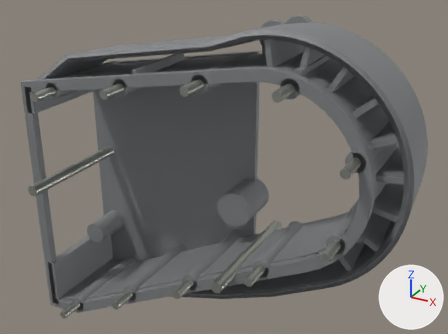
A saved change to the glTF model public/parts/chain-housing-right.glb.
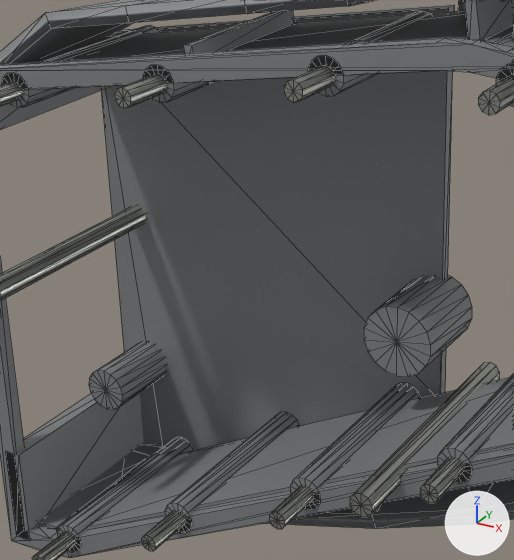
Old and new are each drawn whole from a camera (50 mm lens) standing at (421.0, -563.0, 141.0) and looking at (246.0, -244.0, -19.0) and again close up on the part from 10% to 64% of the width and 14% to 94% of the height. The lights are fixed; the arrows at lower right show +X, +Y and +Z. The first two pictures are the older version. The close-ups show mesh edges as thin lines. Where no turn or scale is listed for an object, it has been applied to the vertices. Vertices at exactly the same position are counted once.

Script lines for the objects in view, before the commit:
```python
me_mesh_0 = bpy.data.meshes.new('Mesh_0')
me_mesh_0.from_pydata(...)  # 1294 vertices, 2348 faces; spans x -127.0..127.0, y -35.0..35.0, z -113.0..113.0
me_mesh_0.materials.append(mat_castalu)  # grey #96989a
me_mesh_1 = bpy.data.meshes.new('Mesh_1')
me_mesh_1.from_pydata(...)  # 264 vertices, 480 faces; spans x -109.0..109.0, y -43.0..43.0, z -96.0..96.0
me_mesh_1.materials.append(mat_zincplate)  # grey #b4b6ae
ob_chain_housing_right_castalu = bpy.data.objects.new('chain-housing-right:castAlu', me_mesh_0)
ob_chain_housing_right_castalu.location = (241.9, -247.0, -36.4)
ob_chain_housing_right_zincplate = bpy.data.objects.new('chain-housing-right:zincPlate', me_mesh_1)
ob_chain_housing_right_zincplate.location = (235.1, -255.1, -42.6)
```
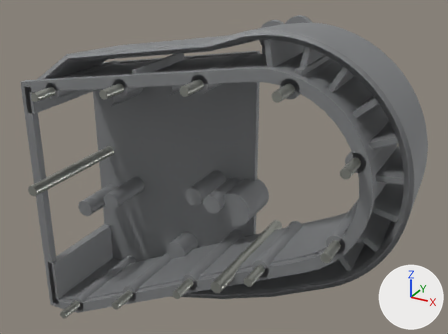
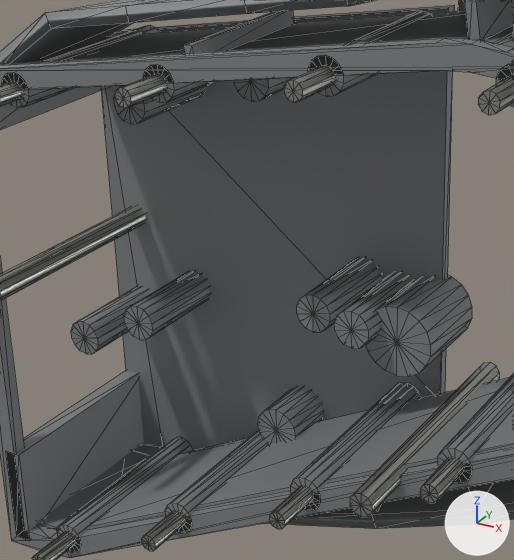
Where the change shows, as pixel boxes (x1, y1, x2, y2) in the close-ups (514 x 560 px):
part 1 of me_mesh_0, added: after (257, 387, 323, 444)
part 2 of me_mesh_0, added: after (113, 85, 207, 124)
part 3 of me_mesh_0, added: after (234, 77, 296, 101)
part 4 of me_mesh_0, added: after (71, 287, 151, 354)
part 5 of me_mesh_0, added: after (124, 271, 210, 340)
part 6 of me_mesh_0, added: after (296, 257, 381, 332)
part 7 of me_mesh_0, added: after (334, 272, 413, 349)
part 8 of me_mesh_0, deleted: before (89, 342, 166, 410)

What the commit changed:
me_mesh_0 is used by ob_chain_housing_right_castalu; location (241.9, -247.0, -36.4).
me_mesh_0 had 1294 vertices, 2348 faces and spanned x -127.0..127.0, y -35.0..35.0, z -113.0..113.0.
me_mesh_0 now has 1474 vertices, 2684 faces and spans x -127.0..127.0, y -35.0..35.0, z -113.0..113.0.
me_mesh_0 part 1: a new loose piece, a 16-sided cylinder along y spanning x -50.0..-34.0, y 13.0..35.0, z -72.0..-56.0, in mat_castalu (grey #96989a).
me_mesh_0 part 2: a new loose piece, a 14-sided cylinder along y spanning x -90.0..-78.0, y -2.0..35.0, z 45.0..58.0, in mat_castalu (grey #96989a).
me_mesh_0 part 3: a new loose piece, a 14-sided cylinder along y spanning x -43.0..-30.0, y -2.0..35.0, z 60.0..73.0, in mat_castalu (grey #96989a).
me_mesh_0 part 4: a new loose piece, a 14-sided cylinder along y spanning x -119.0..-106.0, y -2.0..35.0, z -45.0..-33.0, in mat_castalu (grey #96989a).
me_mesh_0 part 5: a new loose piece, a 14-sided cylinder along y spanning x -94.0..-81.0, y -2.0..35.0, z -33.0..-21.0, in mat_castalu (grey #96989a).
me_mesh_0 part 6: a new loose piece, a 14-sided cylinder along y spanning x -23.0..-10.0, y -2.0..35.0, z -13.0..0.0, in mat_castalu (grey #96989a).
me_mesh_0 part 7: a new loose piece, a 14-sided cylinder along y spanning x -9.0..3.0, y -2.0..35.0, z -15.0..-2.0, in mat_castalu (grey #96989a).
me_mesh_0 part 8: the loose piece of 34 vertices spanning x -120.0..-104.0, y 5.0..35.0, z -72.0..-56.0 is deleted.
